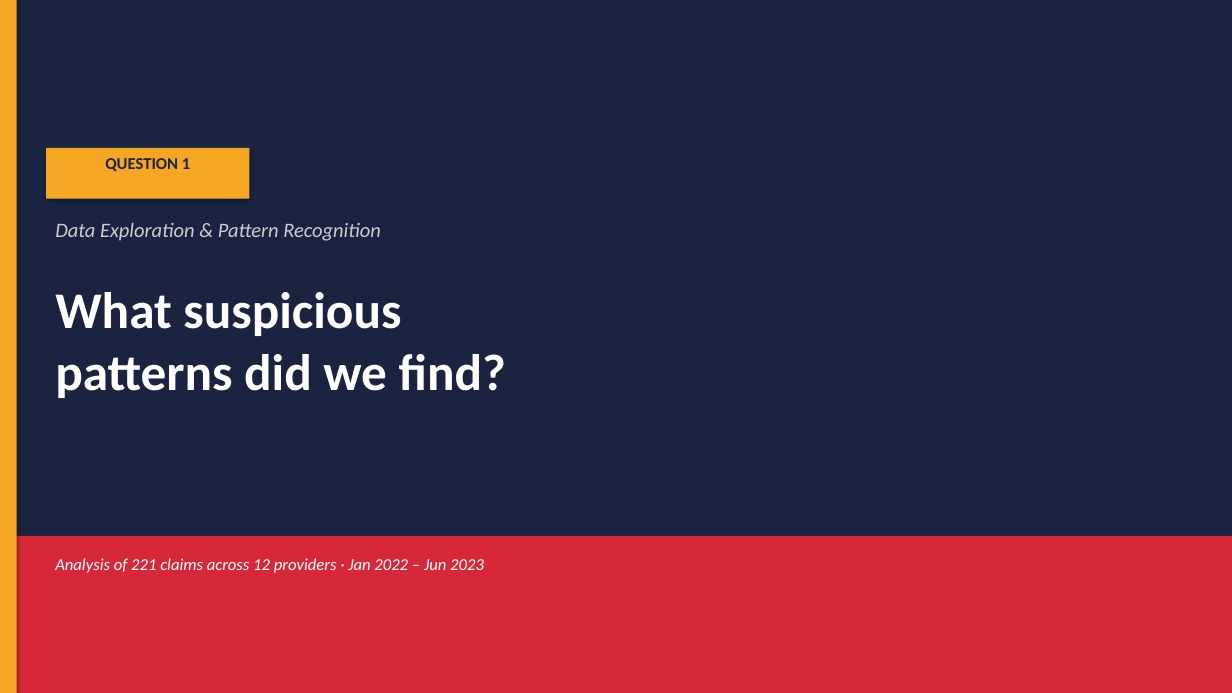
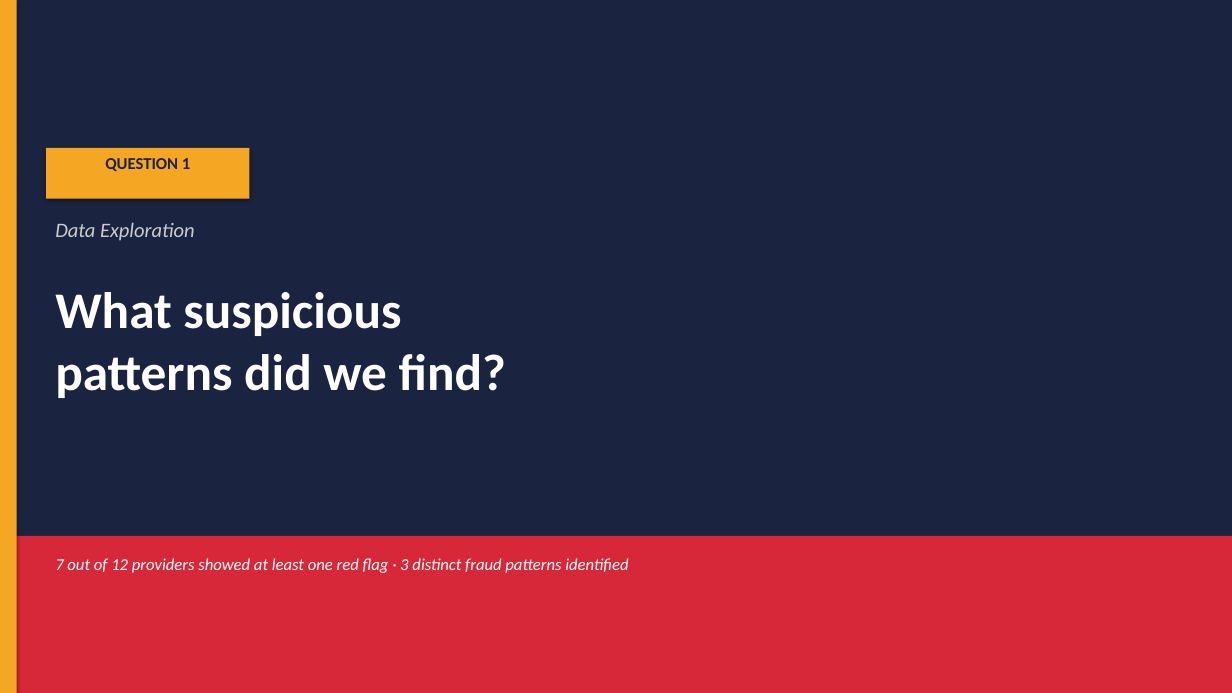
Before and after one commit to MaxwellM34/InsuranceFraudDetection, a slide deck: slide 3 of fraud_ops_presentation_updated.pptx. Drawn at 1232x693 pixels with LibreOffice and Linux fonts; fonts in the diff are those of the drawing. Boxes give left, top, right and bottom in pixels: in the first picture for what was removed or moved away, otherwise in the second. Text is boxed around its words. In the diff, an @@ line names an element or a change of style, - is before the commit and + after.

```diff
--- a/fraud_ops_presentation_updated.pptx
+++ b/fraud_ops_presentation_updated.pptx
@@ text at <box>55,222,195,241</box>: text changed @@
-Data Exploration & Pattern Recognition
+Data Exploration
@@ text at <box>55,558,628,573</box>: text changed @@
-Analysis of 221 claims across 12 providers · Jan 2022 – Jun 2023
+7 out of 12 providers showed at least one red flag · 3 distinct fraud patterns identified
```
Also in this commit, not shown: 6 other slides changed, 5 slides added, 5 slides removed.
